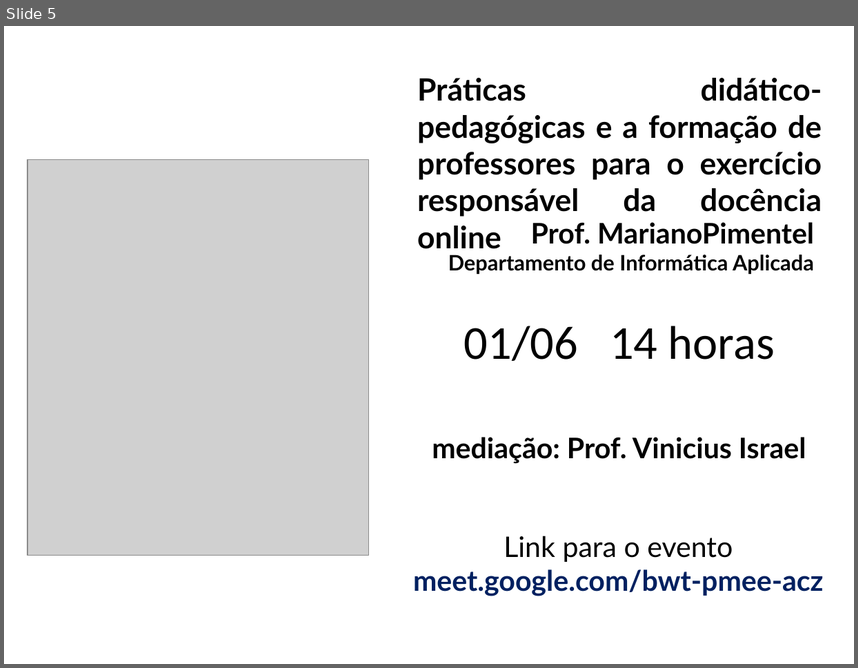
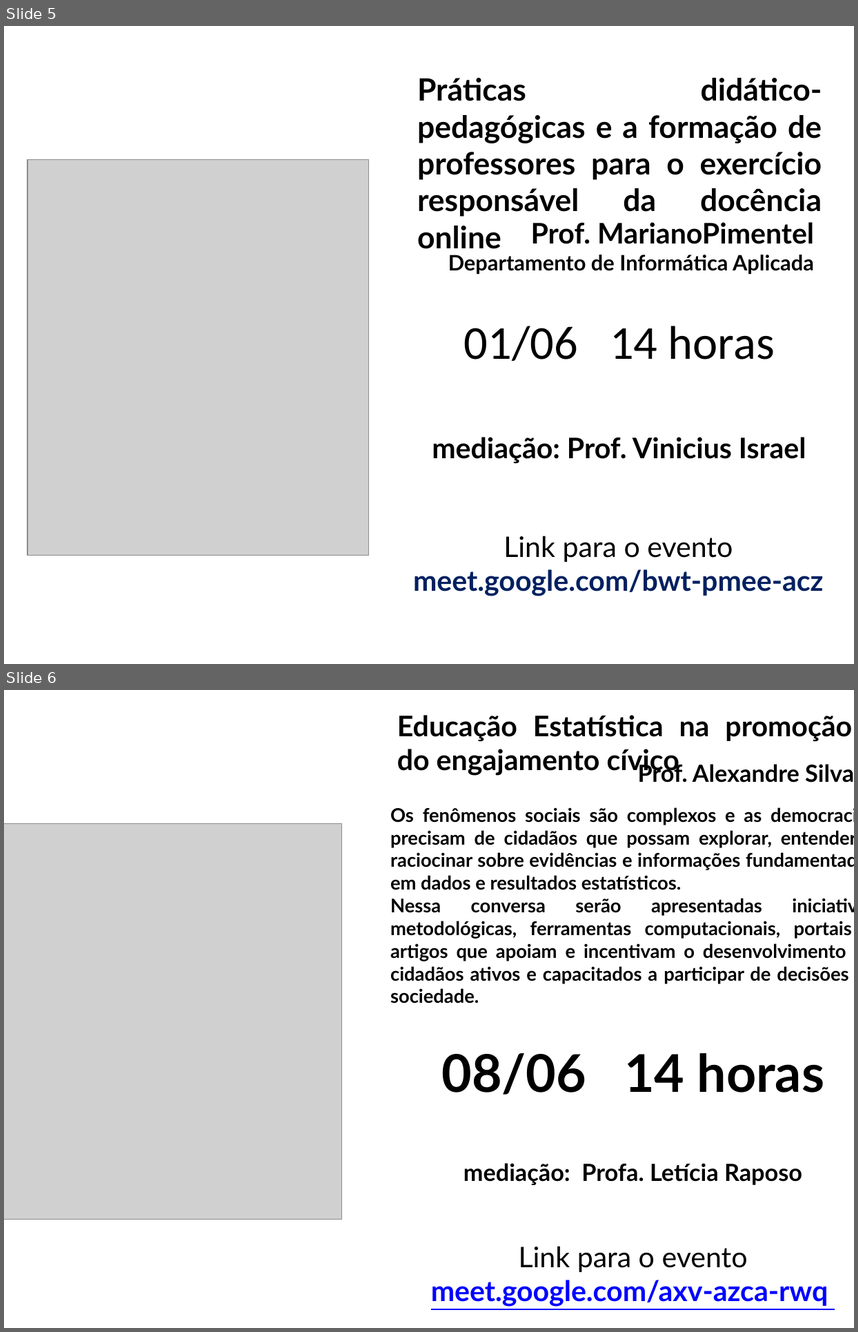
Before and after one commit to DATAUNIRIO/DMQ_Talks, a slide deck: libs/uds/flyer.pptx. Shown one above the other, each under a label of ours: slide 5 before the commit, slides 5 and 6 after it. The pictures are 858x668 and 858x1332 pixels, drawn with LibreOffice and Linux fonts; fonts in the diff are those of the drawing; grey boxes stand for pictures; background and template pictures are left out. Boxes give left, top, right and bottom in pixels: in the first picture for what was removed or moved away, otherwise in the second. Text is boxed around its words. In the diff, an @@ line names an element or a change of style, - is before the commit and + after.

Commit message:
palestra do alexandre

```diff
--- a/libs/uds/flyer.pptx
+++ b/libs/uds/flyer.pptx
@@ slide 6 added at <box>4,690,854,1328</box>, background picture (left out) @@
@@ group added at <box>4,704,854,1306</box>: 6 texts, 1 picture, 1 rectangle @@
+08/06 14 horas
+Educação Estatística na promoção do engajamento cívico
+Prof. Alexandre Silva
+mediação: Profa. Letícia Raposo
+Link para o evento
+meet.google.com/axv-azca-rwq
+Os fenômenos sociais são complexos e as democracias precisam de cidadãos que possam explorar, entender e raciocinar sobre evidências e informações fundamentadas em dados e resultados estatísticos.
+Nessa conversa serão apresentadas iniciativas metodológicas, ferramentas computacionais, portais e artigos que apoiam e incentivam o desenvolvimento de cidadãos ativos e capacitados a participar de decisões da sociedade.
```
Also in this commit, not shown: 7 other files.
